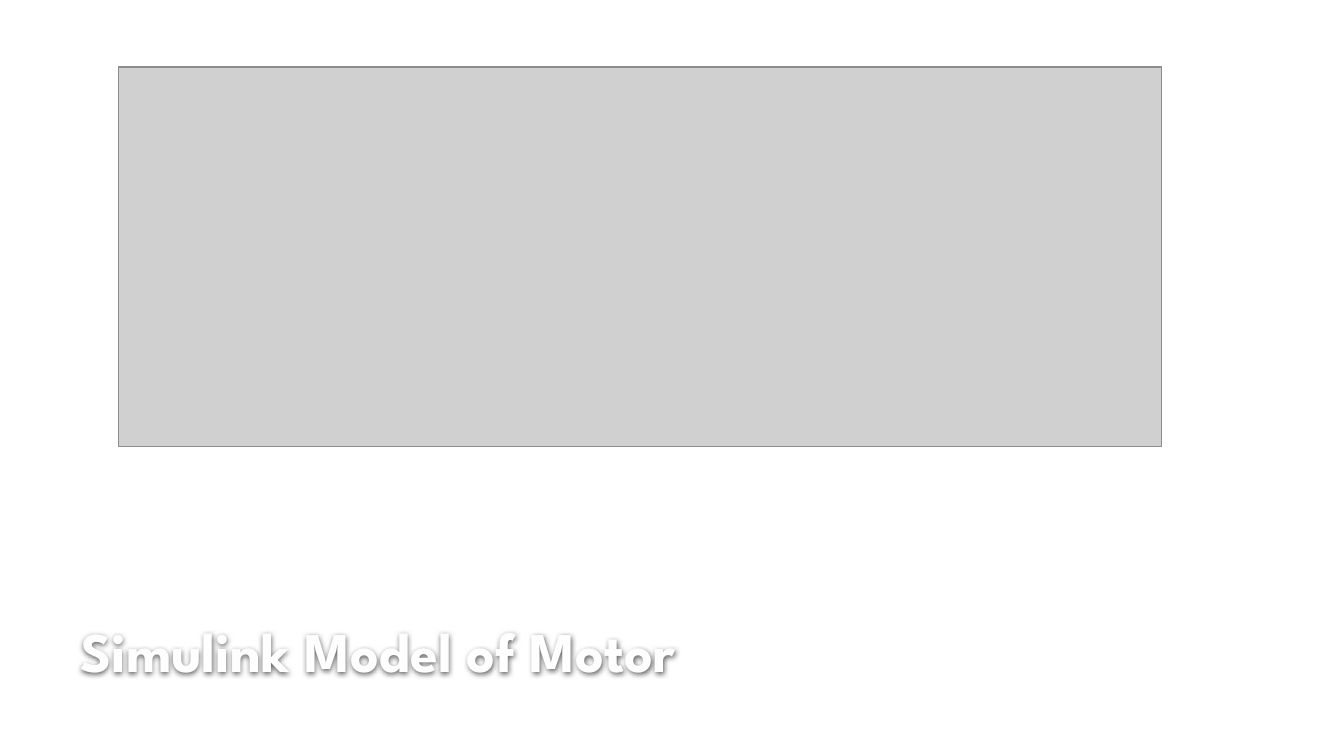
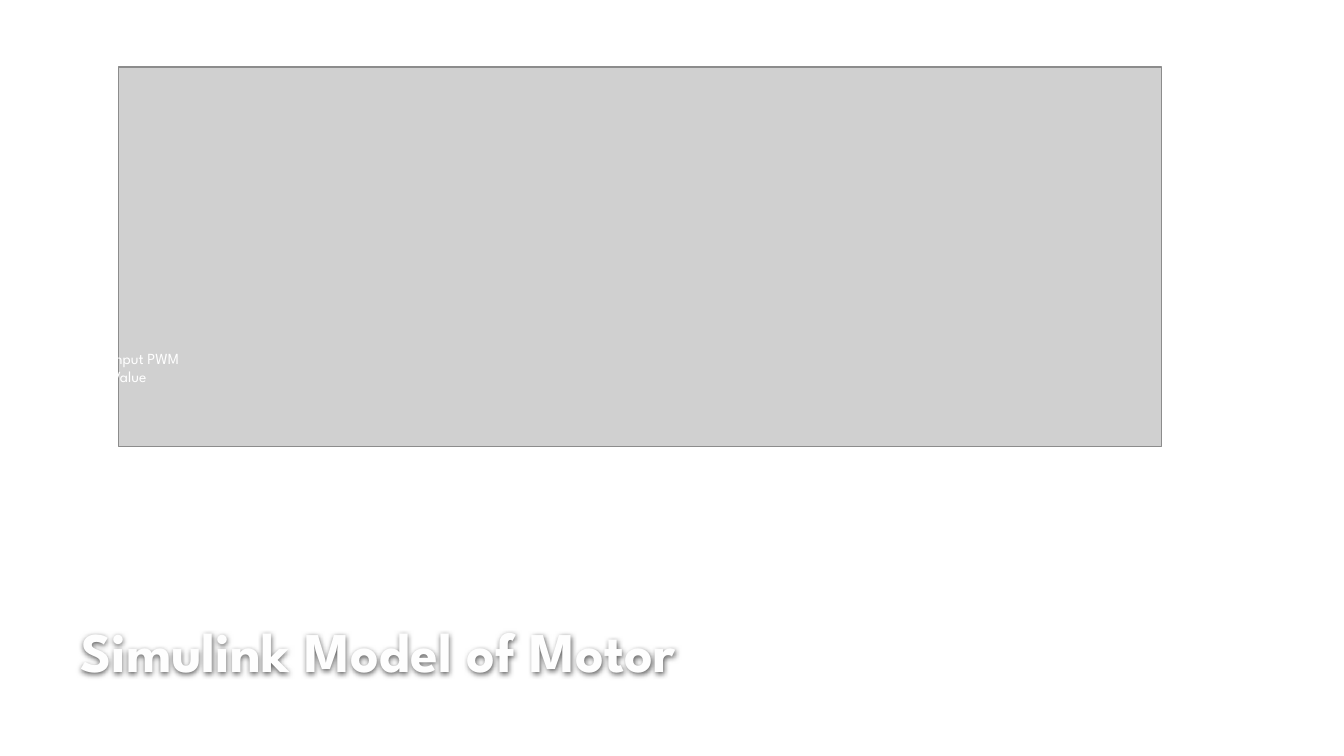
Before and after one commit to lcall3/Controller, a slide deck: slide 9 of doc/report/demo2 - report.pptx (slide 7 before the commit). Drawn at 1344x756 pixels with LibreOffice and Linux fonts; fonts in the diff are those of the drawing; grey boxes stand for pictures; background and template pictures are left out. Boxes give left, top, right and bottom in pixels: in the first picture for what was removed or moved away, otherwise in the second. Text is boxed around its words. In the diff, an @@ line names an element or a change of style, - is before the commit and + after.

```diff
--- a/doc/report/demo2 - report.pptx
+++ b/doc/report/demo2 - report.pptx
@@ text added at (x1=111, y1=349, x2=179, y2=388), 11 pt, text #FFFFFF @@
+Input PWM Value
```
Also in this commit, not shown: 4 other slides changed, 12 slides added, 3 slides removed, 20 other files.
